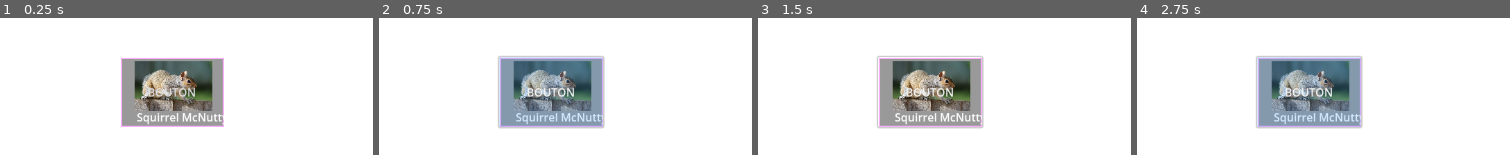
Above: before the commit, frames 1-4 (left to right).
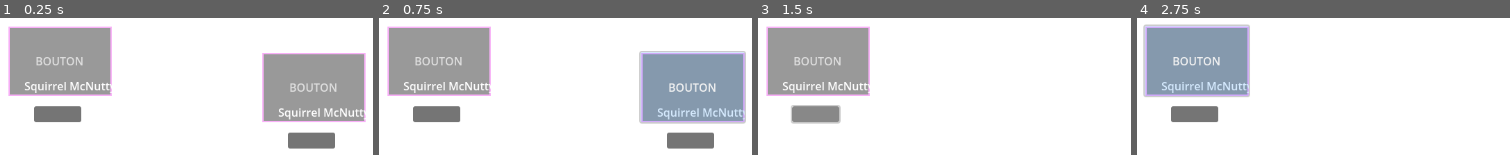
Above: after the commit, the same moments.

Repository: Pyropingouin/GameJam2025
Game: Godot game, scene res://Scenes/genealogy_tree.tscn
Two runs of this game, one before a commit and one after it. Both use one fixed random seed, a clock stepped at 60 frames per second and the inputs below.
Inputs (mouse positions are in pixels of both pictures, inside the frame that each line leads up to):
- Up to frame 1 (0.25 s): no input
- Up to frame 2 (0.75 s): click "BOUTON" at 0.5 s
- Up to frame 3 (1.5 s): click (813, 113) at 1.27 s
- Up to frame 4 (2.75 s): click "BOUTON" at 2 s

The runs differ from the first frame. In frame 1, 44% of the frame differs, in the area x 2-99%, y 5-96%; in frame 2, 47%; in frame 3, 30%; in frame 4, 32%.

Commit message:
Tree killing descendant

Diff:
--- a/gamejam2025/Scenes/genealogy_tree.tscn
+++ b/gamejam2025/Scenes/genealogy_tree.tscn
@@ -1,7 +1,6 @@
-[gd_scene load_steps=3 format=3 uid="uid://br13jqyfb661s"]
+[gd_scene load_steps=2 format=3 uid="uid://br13jqyfb661s"]
 
 [ext_resource type="PackedScene" uid="uid://c3gfhhqrstnjr" path="res://Scenes/squirrel_node.tscn" id="1_c4lpk"]
-[ext_resource type="Texture2D" uid="uid://dpuncs5rqd6nj" path="res://Assets/2020-HW-squirrel-removal-cost.jpg" id="2_efhbp"]
 
 [node name="GenealogyTree" type="Node2D"]
 
@@ -12,8 +11,14 @@
 [node name="tree_container" type="Node2D" parent="."]
 
 [node name="SquirrelNode" parent="tree_container" instance=ExtResource("1_c4lpk")]
-offset_left = 203.0
-offset_top = 144.0
-offset_right = 352.0
-offset_bottom = 244.0
-squirrel_avatar = ExtResource("2_efhbp")
+offset_left = 41.0
+offset_top = 99.0
+offset_right = 190.0
+offset_bottom = 199.0
+descendants = Array[NodePath]([NodePath("../SquirrelNode2")])
+
+[node name="SquirrelNode2" parent="tree_container" instance=ExtResource("1_c4lpk")]
+offset_left = 407.0
+offset_top = 137.0
+offset_right = 556.0
+offset_bottom = 237.0
--- a/gamejam2025/Scenes/main.tscn
+++ b/gamejam2025/Scenes/main.tscn
@@ -1,4 +1,6 @@
-[gd_scene format=3 uid="uid://dhi4ubpsbjwht"]
+[gd_scene load_steps=2 format=3 uid="uid://dhi4ubpsbjwht"]
+
+[ext_resource type="PackedScene" uid="uid://c3gfhhqrstnjr" path="res://Scenes/squirrel_node.tscn" id="1_2s5oq"]
 
 [node name="Main" type="Node2D"]
 
@@ -10,3 +12,12 @@
 scale = Vector2(4, 4)
 text = "GameJam2025 !!!
 "
+
+[node name="Control" type="Control" parent="."]
+layout_mode = 3
+anchors_preset = 0
+offset_right = 40.0
+offset_bottom = 40.0
+
+[node name="SquirrelNode" parent="Control" instance=ExtResource("1_2s5oq")]
+layout_mode = 0
--- a/gamejam2025/Scenes/squirrel_node.tscn
+++ b/gamejam2025/Scenes/squirrel_node.tscn
@@ -51,3 +51,10 @@
 theme_override_styles/pressed = SubResource("StyleBoxFlat_051ta")
 theme_override_styles/normal = SubResource("StyleBoxEmpty_kvhwk")
 text = "BOUTON"
+
+[node name="Button2" type="Button" parent="."]
+layout_mode = 0
+offset_left = 37.0
+offset_top = 115.0
+offset_right = 105.0
+offset_bottom = 138.0
--- a/gamejam2025/Scripts/squirrel_node.gd
+++ b/gamejam2025/Scripts/squirrel_node.gd
@@ -2,15 +2,27 @@
 
 @export var squirrel_name: String = "Squirrel McNutty"
 @export var squirrel_avatar: Texture2D
+@export var hp: int = 12
+
+@export var descendants: Array[NodePath]  # Tu pourras assigner les descendants dans l'éditeur
 
 @onready var name_label: Label = $name_label
 @onready var avatar: TextureRect = $avatar
 @onready var button = $Button
+@onready var button2 = $Button2
 
 func _ready():
 	name_label.text = squirrel_name
 	avatar.texture = squirrel_avatar
 	button.pressed.connect(_on_button_pressed)
+	button2.pressed.connect(_on_button2_pressed)
 
 func _on_button_pressed():
-	print("Squirrel sélectionné :", name_label.text)
+	print("Squirrel sélectionné :", squirrel_name)
+
+func _on_button2_pressed():
+	print("Bouton 2 cliqué — on cache les descendants de", squirrel_name)
+	for path in descendants:
+		var descendant = get_node_or_null(path)
+		if descendant:
+			descendant.visible = false
